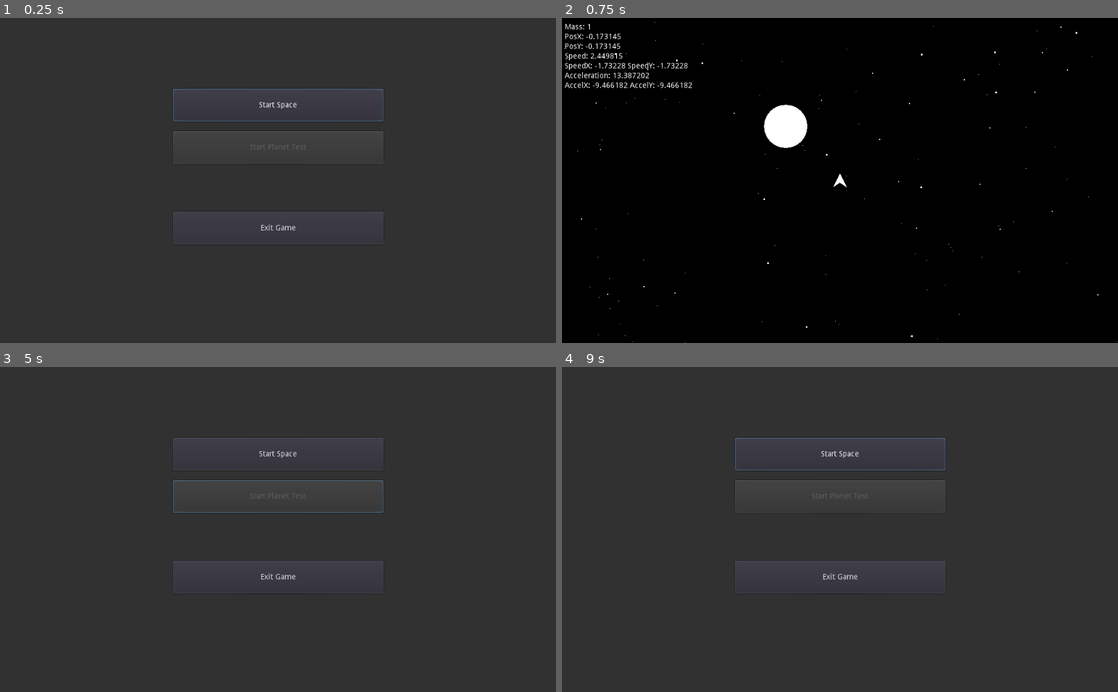
Above: before the commit, frames 1-4 (two rows, left to right).
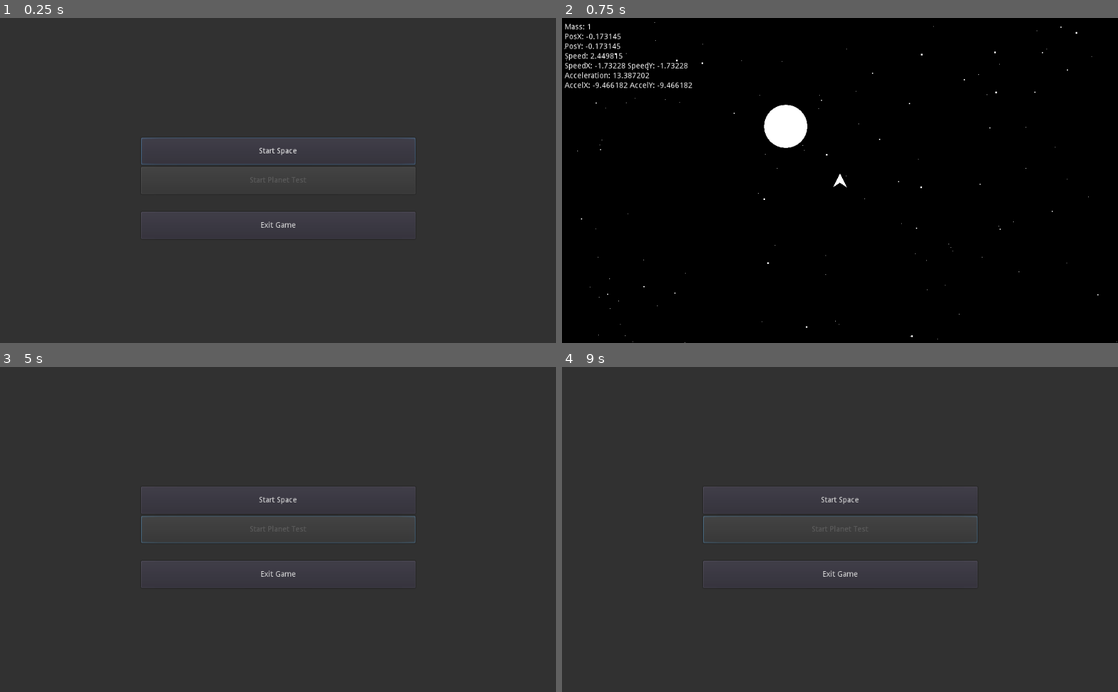
Above: after the commit, the same moments.

Repository: CallMeGenevieve/Starbounce
Game: Godot game, scene res://scenes/MainMenu/MainMenu.tscn
Two runs of this game, one before a commit and one after it. Both use one fixed random seed, a clock stepped at 60 frames per second and the inputs below.
Inputs:
- Up to frame 1 (0.25 s): no input
- Up to frame 2 (0.75 s): click "Start Space" at 0.5 s
- Up to frame 3 (5 s): hold Right (turn_ship_right) 1.28-2.03 s; hold Down (break_ship) 1.28-2.03 s; hold Left (turn_ship_left) 2.03-2.78 s; tap Tab (switch_focus) at 2.1, 3.6 s; hold Right (turn_ship_right) 2.78-3.53 s; hold Down (break_ship) 2.78-3.53 s; hold Up (accelerate_ship) 3.53-4.28 s; hold Left (turn_ship_left) from 4.28 s (still down); hold Down (break_ship) from 4.28 s (still down); tap Escape (ui_cancel) at 4.9 s
- Up to frame 4 (9 s): release Left (turn_ship_left) at 5 s; release Down (break_ship) at 5 s; click "Start Space" at 5 s; hold Left (turn_ship_left) 5.78-7.28 s; tap Tab (switch_focus) at 5.85, 7.35, 8.85 s; hold Down (break_ship) 6.53-7.28 s; hold Right (turn_ship_right) 7.28-8.03 s; hold Up (accelerate_ship) 8.03-8.78 s; hold Down (break_ship) 8.03-8.78 s; hold Right (turn_ship_right) from 8.78 s (still down)

The runs differ from the first frame. In frame 1, 1.1% of the frame differs, in the area x 25-75%, y 21-70%; in frame 2, nothing differs; in frame 3, 1.3%; in frame 4, 1.4%.

Commit message:
Update main menu scene

Diff:
--- a/PopupMenu.gd
+++ /dev/null
@@ -1,16 +0,0 @@
-extends PopupMenu
-
-
-# Declare member variables here. Examples:
-# var a = 2
-# var b = "text"
-
-
-# Called when the node enters the scene tree for the first time.
-func _ready():
-	show_modal(true)
-
-
-# Called every frame. 'delta' is the elapsed time since the previous frame.
-#func _process(delta):
-#	pass
--- a/scenes/MainMenu/MainMenu.gd
+++ b/scenes/MainMenu/MainMenu.gd
@@ -1,14 +1,4 @@
 extends Node2D
-
-
-# Declare member variables here. Examples:
-# var a = 2
-var window_size = Vector2()
-
-
-# Called when the node enters the scene tree for the first time.
-func _ready():
-	self.window_size = Vector2(ProjectSettings.get_setting("display/window/size/width"), ProjectSettings.get_setting("display/window/size/height"))
 
 
 # Called every frame. 'delta' is the elapsed time since the previous frame.
--- a/scenes/MainMenu/MainMenu.tscn
+++ b/scenes/MainMenu/MainMenu.tscn
@@ -8,21 +8,33 @@
 [node name="MainMenu" type="Node2D"]
 script = ExtResource( 4 )
 
-[node name="ColorRect" type="ColorRect" parent="."]
-margin_left = -2000.0
-margin_top = -2000.0
-margin_right = 2000.0
-margin_bottom = 2000.0
+[node name="CanvasLayer" type="CanvasLayer" parent="."]
+
+[node name="ColorRect" type="ColorRect" parent="CanvasLayer"]
+anchor_right = 1.0
+anchor_bottom = 1.0
 color = Color( 0.196078, 0.196078, 0.196078, 1 )
 __meta__ = {
 "_edit_use_anchors_": false
 }
 
-[node name="StartSpace" type="Button" parent="."]
-margin_left = -193.472
-margin_top = -168.559
-margin_right = 193.528
-margin_bottom = -108.559
+[node name="VBoxContainer" type="VBoxContainer" parent="CanvasLayer"]
+anchor_left = 0.5
+anchor_top = 0.5
+anchor_right = 0.5
+anchor_bottom = 0.5
+margin_left = -252.5
+margin_top = -79.0
+margin_right = 252.5
+margin_bottom = 79.0
+__meta__ = {
+"_edit_use_anchors_": false
+}
+
+[node name="StartSpace" type="Button" parent="CanvasLayer/VBoxContainer"]
+margin_right = 505.0
+margin_bottom = 50.0
+rect_min_size = Vector2( 0, 50 )
 text = "Start Space"
 script = ExtResource( 1 )
 __meta__ = {
@@ -30,11 +42,11 @@
 }
 button_selected = false
 
-[node name="StartPlanet" type="Button" parent="."]
-margin_left = -193.472
-margin_top = -90.7087
-margin_right = 193.528
-margin_bottom = -30.7087
+[node name="StartPlanet" type="Button" parent="CanvasLayer/VBoxContainer"]
+margin_top = 54.0
+margin_right = 505.0
+margin_bottom = 104.0
+rect_min_size = Vector2( 0, 50 )
 disabled = true
 text = "Start Planet Test"
 script = ExtResource( 3 )
@@ -42,18 +54,25 @@
 "_edit_use_anchors_": false
 }
 
-[node name="ExitGame" type="Button" parent="."]
-margin_left = -193.472
-margin_top = 58.1516
-margin_right = 193.528
-margin_bottom = 118.152
+[node name="ColorRect2" type="ColorRect" parent="CanvasLayer/VBoxContainer"]
+margin_top = 108.0
+margin_right = 505.0
+margin_bottom = 133.0
+rect_min_size = Vector2( 0, 25 )
+color = Color( 0.196078, 0.196078, 0.196078, 1 )
+__meta__ = {
+"_edit_use_anchors_": false
+}
+
+[node name="ExitGame" type="Button" parent="CanvasLayer/VBoxContainer"]
+margin_top = 137.0
+margin_right = 505.0
+margin_bottom = 187.0
+rect_min_size = Vector2( 0, 50 )
 text = "Exit Game"
 script = ExtResource( 2 )
 __meta__ = {
 "_edit_use_anchors_": false
 }
-
-[node name="Camera2D" type="Camera2D" parent="."]
-current = true
-[connection signal="pressed" from="StartSpace" to="StartSpace" method="_on_StartSpace_pressed"]
-[connection signal="pressed" from="ExitGame" to="ExitGame" method="_on_ExitGame_pressed"]
+[connection signal="pressed" from="CanvasLayer/VBoxContainer/StartSpace" to="CanvasLayer/VBoxContainer/StartSpace" method="_on_StartSpace_pressed"]
+[connection signal="pressed" from="CanvasLayer/VBoxContainer/ExitGame" to="CanvasLayer/VBoxContainer/ExitGame" method="_on_ExitGame_pressed"]
--- a/scenes/Space/PauseMenu.gd
+++ b/scenes/Space/PauseMenu.gd
@@ -17,10 +17,7 @@
 			$PauseMenuBackground.show()
 			$VBoxContainer.show()
 		else:
-			$PauseMenuBackground.hide()
-			$VBoxContainer.hide()
-			get_tree().paused = false
-			self.hidden = true
+			$VBoxContainer/BackToGame._on_BackToGame_pressed()
 	elif Input.is_action_just_pressed("toggle_fullscreen"):
 		OS.window_fullscreen = !OS.window_fullscreen
 	elif Input.is_action_just_pressed("take_screenshot"):
